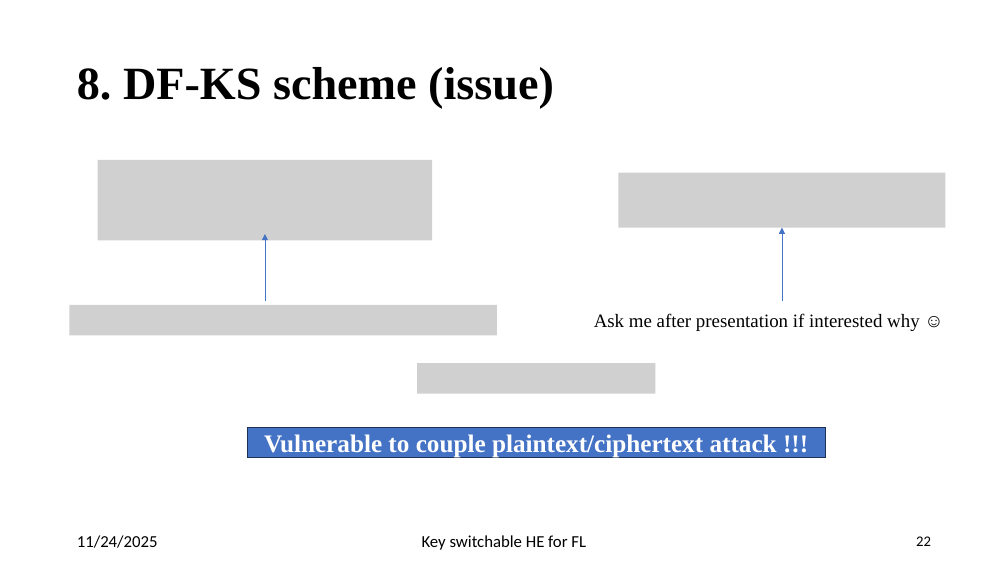
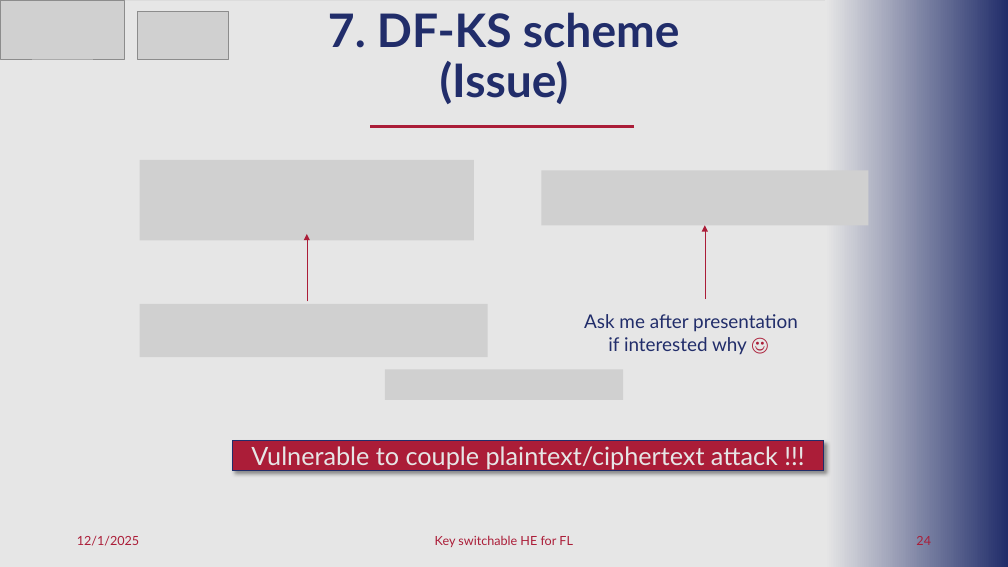
Before and after one commit to pyb0b/master-thesis-report, a slide deck: slide 24 of Final Presentation.pptx (slide 22 before the commit). Drawn at 1008x567 pixels with LibreOffice and Linux fonts; fonts in the diff are those of the drawing; grey boxes stand for pictures. Boxes give left, top, right and bottom in pixels: in the first picture for what was removed or moved away, otherwise in the second. Text is boxed around its words. In the diff, an @@ line names an element or a change of style, - is before the commit and + after.

```diff
--- a/Final Presentation.pptx
+++ b/Final Presentation.pptx
@@ rectangle added at bbox=[0, 1, 1008, 567], fill #E6E6E6 @@
@@ picture added at bbox=[0, 0, 125, 59] @@
@@ picture added at bbox=[138, 12, 228, 59] @@
@@ text at bbox=[328, 12, 680, 104]: text changed; font Times New Roman to Lato; text colour #000000 to #212D6A @@
-8. DF-KS scheme (issue)
+7. DF-KS scheme (Issue)
@@ rectangle added at bbox=[826, 0, 1008, 567], fill gradient #E6E6E6 to #212D6A @@
@@ line added from (634, 126) to (371, 126), #AB1D38 3 pt @@
@@ picture: place and size @@
-picture at bbox=[98, 160, 432, 240]
+picture at bbox=[140, 160, 474, 240]
@@ picture: place and size @@
-picture at bbox=[619, 172, 946, 228]
+picture at bbox=[541, 170, 869, 225]
@@ arrow moved from (265, 302) - (265, 234) to (307, 302) - (307, 234) @@
@@ arrow (307, 302) - (307, 234): stroke #4472C4 0.5 pt to #AB1D38 0.5 pt @@
@@ arrow moved from (782, 302) - (782, 228) to (705, 299) - (705, 225) @@
@@ arrow (705, 299) - (705, 225): stroke #4472C4 0.5 pt to #AB1D38 0.5 pt @@
@@ picture removed at bbox=[70, 305, 498, 335] @@
@@ picture added at bbox=[140, 304, 488, 358] @@
@@ text "Ask me after presentation if ...": place and size @@
-text "Ask me after presentation if ..." at bbox=[594, 313, 920, 331]
+text "Ask me after presentation if ..." at bbox=[584, 314, 798, 355]
@@ text "Ask me after presentation if ..." at bbox=[584, 314, 798, 355]: font Times New Roman to Lato, text colour #000000 to #212D6A; text colour #000000 to #AB1D38 in "☺"; alignment left to centre @@
@@ picture: place and size @@
-picture at bbox=[417, 363, 656, 393]
+picture at bbox=[385, 370, 623, 400]
@@ rectangle "Vulnerable to couple plaintext/ciphertext attack ...": place and size @@
-rectangle "Vulnerable to couple plaintext/ciphertext attack ..." at bbox=[247, 428, 825, 458]
+rectangle "Vulnerable to couple plaintext/ciphertext attack ..." at bbox=[233, 441, 823, 471]
@@ rectangle "Vulnerable to couple plaintext/ciphertext attack ..." at bbox=[233, 441, 823, 471]: font Times New Roman to Lato, text colour #FFFFFF to #E6E6E6, bold off; fill #4472C4 to #AB1D38; outline #1E3256 1 pt to #212D6A 1 pt; shadow on @@
@@ text at bbox=[77, 536, 139, 546]: text changed; size 16 to 12 pt; font Calibri to Lato; text colour #000000 to #AB1D38 @@
-11/24/2025
+12/1/2025
@@ text "Key switchable HE for FL" at bbox=[435, 535, 573, 547]: size 16 to 12 pt, font Calibri to Lato, text colour #000000 to #AB1D38 @@
@@ page number at bbox=[916, 536, 931, 545]: text changed; size 14 to 12 pt; font Calibri to Lato; text colour #000000 to #AB1D38 @@
-22
+24
```
Also in this commit, not shown: 22 other slides changed, 11 slides added, 2 slides removed, 1 other file.
